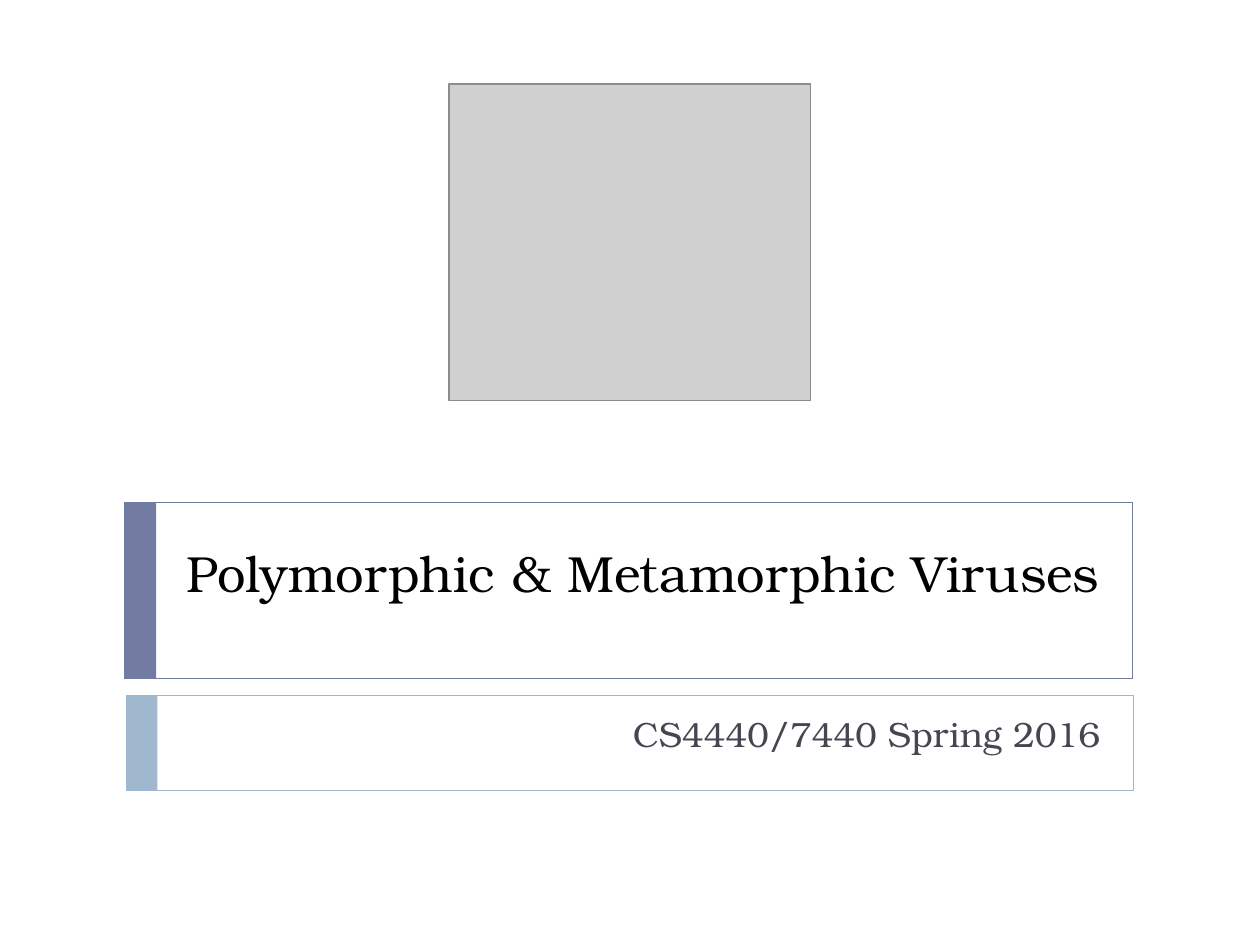
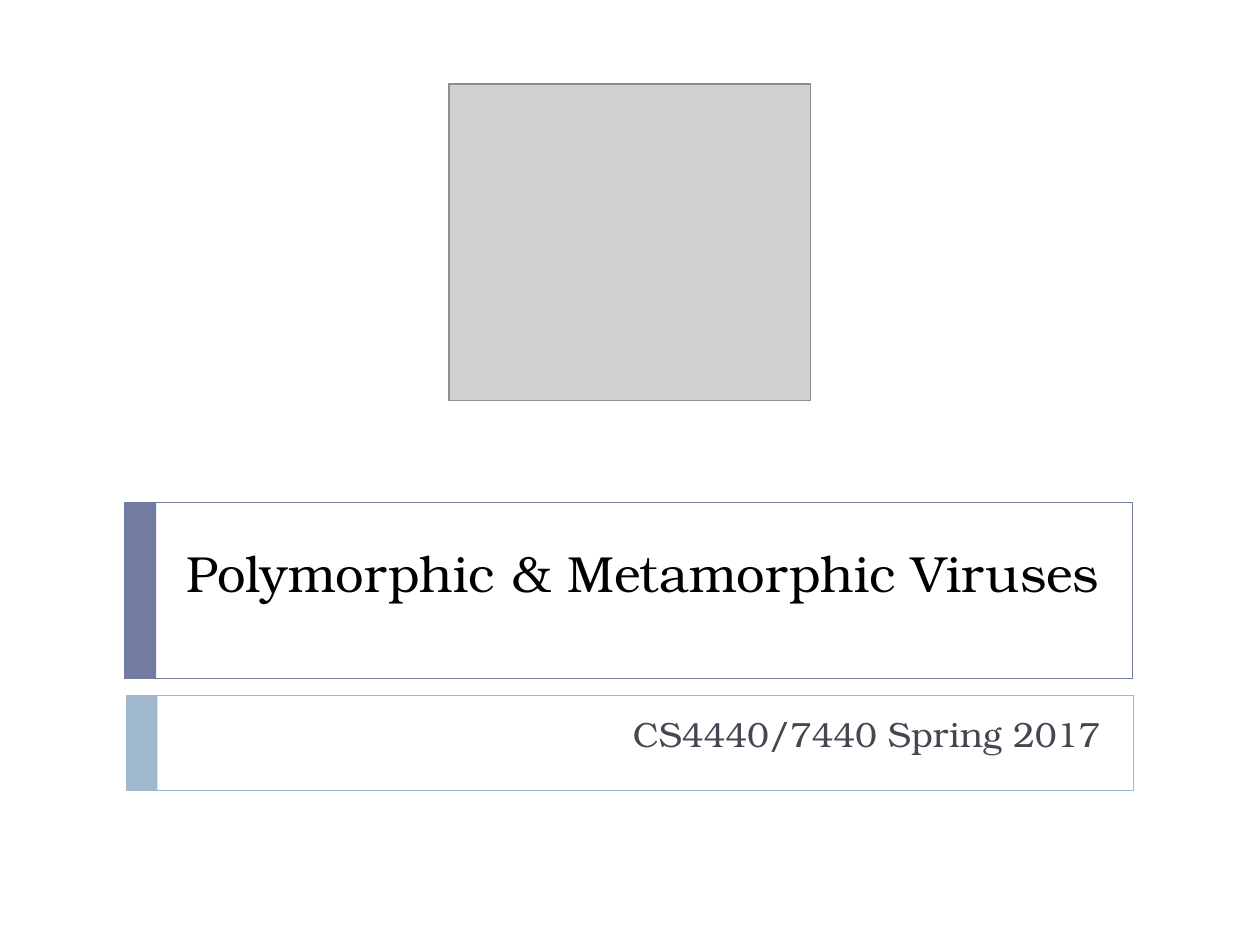
Before and after one commit to harrisonwl/harrisonwl.github.io, a slide deck: slide 1 of assets/courses/malware/spring2017/slides/FinalWeeks/PolyMetamorphic.ppt. Drawn at 1260x945 pixels with LibreOffice and Linux fonts; fonts in the diff are those of the drawing; grey boxes stand for pictures. Boxes give left, top, right and bottom in pixels: in the first picture for what was removed or moved away, otherwise in the second. Text is boxed around its words. In the diff, an @@ line names an element or a change of style, - is before the commit and + after.

```diff
--- a/assets/courses/malware/spring2017/slides/FinalWeeks/PolyMetamorphic.ppt
+++ b/assets/courses/malware/spring2017/slides/FinalWeeks/PolyMetamorphic.ppt
@@ subtitle at <box>633,722,1100,756</box>: text changed @@
-CS4440/7440 Spring 2016
+CS4440/7440 Spring 2017
```
Also in this commit, not shown: 2 other slides changed, 1 other file.
